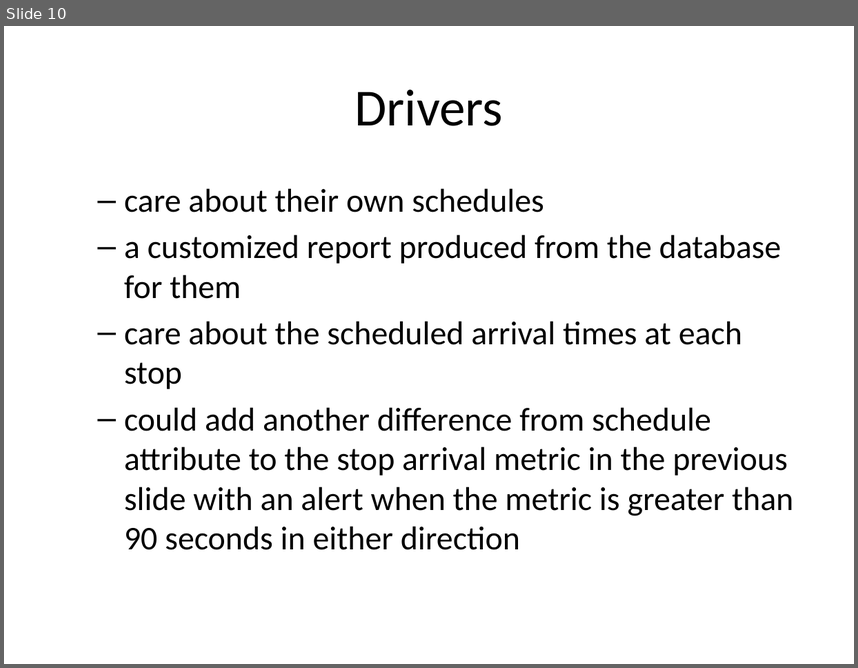
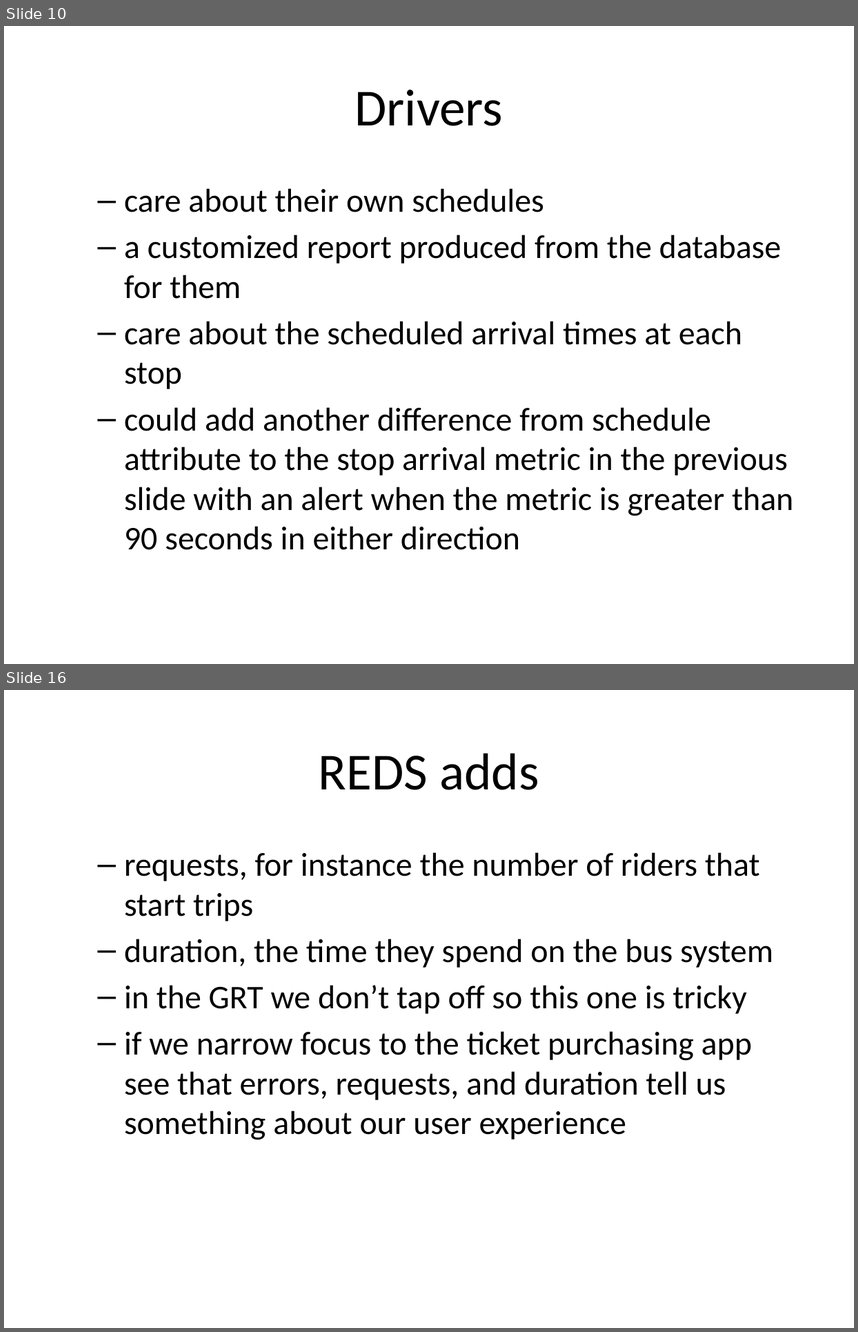
Before and after one commit to rhildred/INFO8985, a slide deck: observability/slides.pptx. Shown one above the other, each under a label of ours: slide 10 before the commit, slides 10 and 16 after it; the slides between them are not shown. The pictures are 858x668 and 858x1332 pixels, drawn with LibreOffice and Linux fonts; fonts in the diff are those of the drawing. Boxes give left, top, right and bottom in pixels: in the first picture for what was removed or moved away, otherwise in the second. Text is boxed around its words. In the diff, an @@ line names an element or a change of style, - is before the commit and + after.

```diff
--- a/observability/slides.pptx
+++ b/observability/slides.pptx
@@ slide 16 added at bbox=[4, 690, 854, 1328], background #FFFFFF @@
@@ title added at bbox=[319, 753, 539, 790], 44 pt, text #000000 @@
+REDS adds
@@ text added at bbox=[124, 852, 773, 1140], 28 pt, text #000000 @@
+  – requests, for instance the number of riders that start trips
+  – duration, the time they spend on the bus system
+  – in the GRT we don’t tap off so this one is tricky
+  – if we narrow focus to the ticket purchasing app see that errors, requests, and duration tell us something about our user experience
```
Also in this commit, not shown: 5 slides changed, 6 other slides added, 17 other files.
